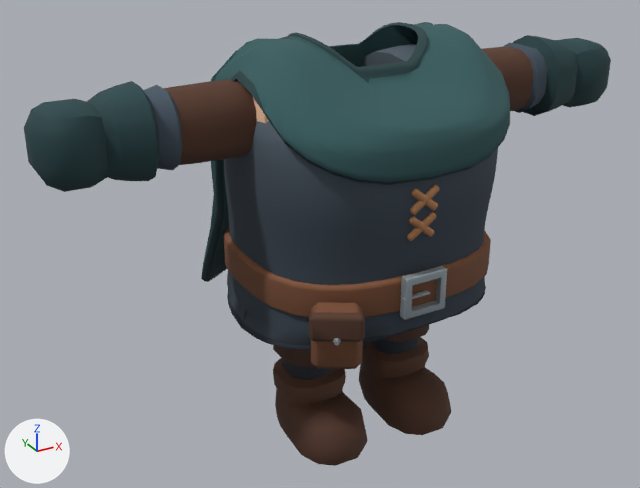
What one commit did to the glTF model assets/custom-heroes/armor/nightweave_armor.glb.
One viewpoint serves both versions: a 50 mm lens placed at (-1.37, -2.25, 1.79), pointed at (-0.11, 0.03, 0.64). Arrows for +X, +Y and +Z are at lower left; the lights stay in place. The first picture is the older version. Vertices at exactly the same position are counted once.

Names of what the first picture shows: 'NightweaveArmor_Armor'.
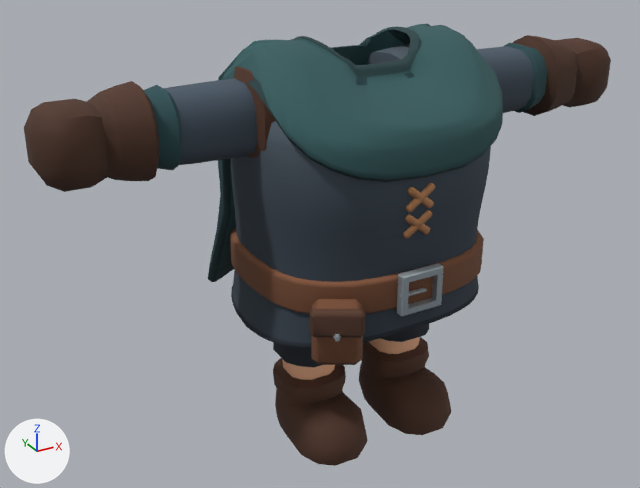
What changed in the scene script:
```text
Change me_mesh_0:
    used by ob_nightweavearmor_armor; location = (0.0, 0.0, 0.0)
    remove me_mesh_0.from_pydata(...)  # 3800 vertices, 7596 faces; spans x -0.97..0.97, y -0.47..0.43, z 0.0..1.32
    add me_mesh_0.from_pydata(...)  # 3864 vertices, 7700 faces; spans x -0.97..0.97, y -0.45..0.41, z 0.0..1.31
    me_mesh_0 part 1: 363 vertices moved from x -0.41..0.41, y -0.46..0.35, z 0.44..1.3 to x -0.4..0.4, y -0.44..0.35, z 0.44..1.3; 1784 vertices removed from x -0.42..0.42, y -0.47..0.43, z 0.44..1.32; 1784 vertices added at x -0.41..0.41, y -0.45..0.41, z 0.44..1.31
    me_mesh_0 part 2: 2298 kept faces spanning x -0.97..0.97, y -0.38..0.34, z 0.0..1.25 get new texture (UV) coordinates
    other edits to the shape of me_mesh_0 do not show in these pictures
```

Changed parts and their boxes [x1, y1, x2, y2] in the pictures (640 x 488 px; the box of a moved part takes in the faces that stretch with it):
'NightweaveArmor_Armor', reshaped: before [24, 22, 611, 466]; after [24, 23, 611, 466]
part 1 of me_mesh_0, moved or reshaped: before [201, 22, 510, 369]; after [208, 23, 503, 365]
part 2 of me_mesh_0, surface changed: [24, 35, 611, 383] in both
